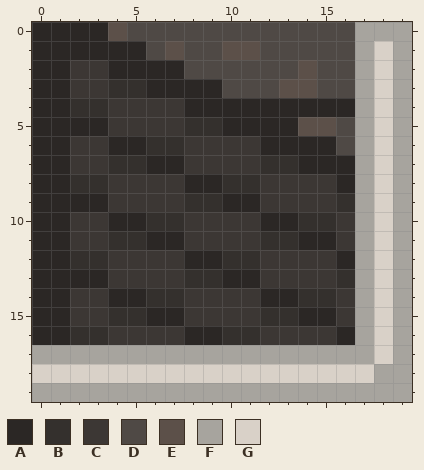
Pixel-art sprite -- resources/images/tiles/roof-top-17.png. The picture above is the old version.
The file is 20x20 pixels.
Palette (. is transparent): A #2b2725  B #34302d  C #3c3734  D #4f4945  E #5c5049  F #a7a49e  G #d9d1c8
Pixels before, first column x 0:
 0 AAAAEDDDDDDDDDDDDFFF
 1 AAAAAADEDDEEDDDDDFGF
 2 AACCAAAADDDDDDEDDFGF
 3 AACCBBAAAADDDEEDDFGF
 4 AABBCCCCAAAAAAAAAFGF
 5 AAAACCCCBBAAAAEEDFGF
 6 AACCAABBCCCCAAAADFGF
 7 AACCBBAACCCCBBAAAFGF
 8 AABBCCCCAABBCCCCAFGF
 9 AAAACCCCBBAACCCCBFGF
10 AACCAABBCCCCAABBCFGF
11 AACCBBAACCCCBBAACFGF
12 AABBCCCCAABBCCCCAFGF
13 AAAACCCCBBAACCCCBFGF
14 AACCAABBCCCCAABBCFGF
15 AACCBBAACCCCBBAACFGF
16 AABBCCCCAABBCCCCAFGF
17 FFFFFFFFFFFFFFFFFFGF
18 GGGGGGGGGGGGGGGGGGFF
19 FFFFFFFFFFFFFFFFFFFF
After the commit:
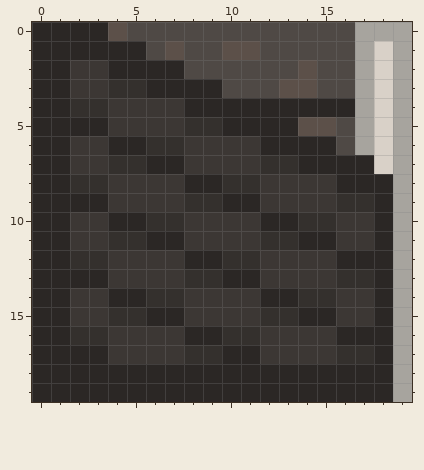
The edit:
y 7: x 17 F -> A
y 8: x 17..18 FG -> AA
y 9: x 17..18 FG -> BA
y 10..11: x 17..18 FG -> CA
y 12: x 17..18 FG -> AA
y 13: x 17..18 FG -> BA
y 14..15: x 17..18 FG -> CA
y 16: x 17..18 FG -> AA
y 17: x 0..18 FFFFFFFFFFFFFFFFFFG -> AAAACCCCBBAACCCCBBA
y 18: x 0..18 GGGGGGGGGGGGGGGGGGF -> AAAAAAAAAAAAAAAAAAA
y 19: x 0..18 FFFFFFFFFFFFFFFFFFF -> AAAAAAAAAAAAAAAAAAA
Boxes around the changes in both pictures, in picture pixels (x1, y1, x2, y2):
changed: (32, 155, 393, 402)
